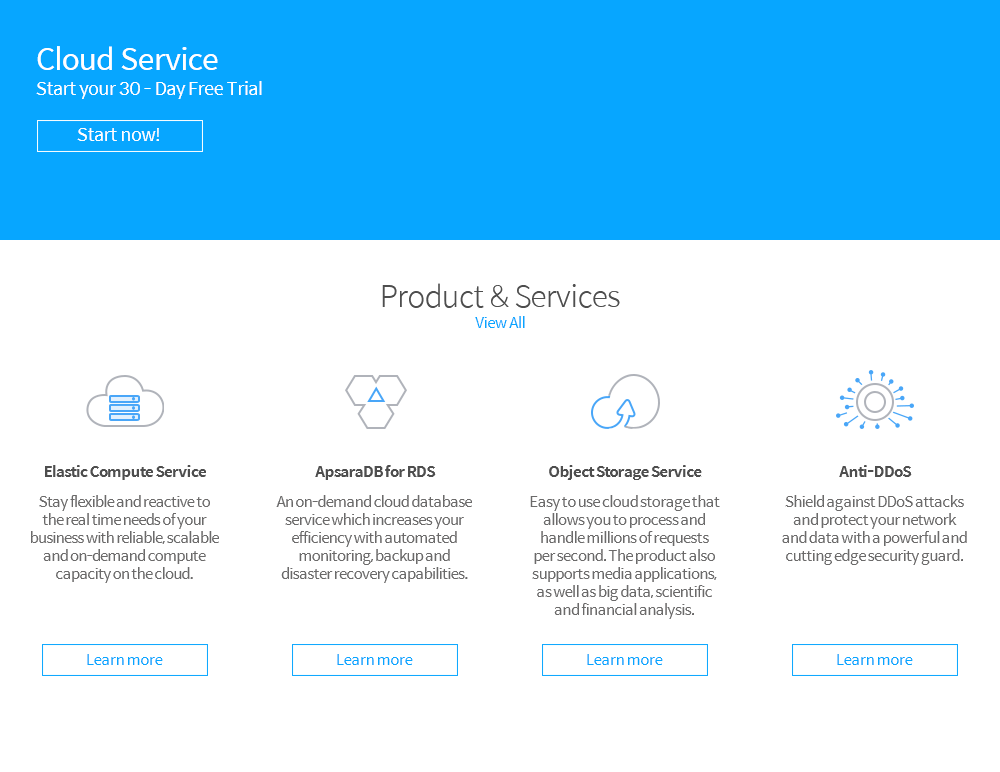
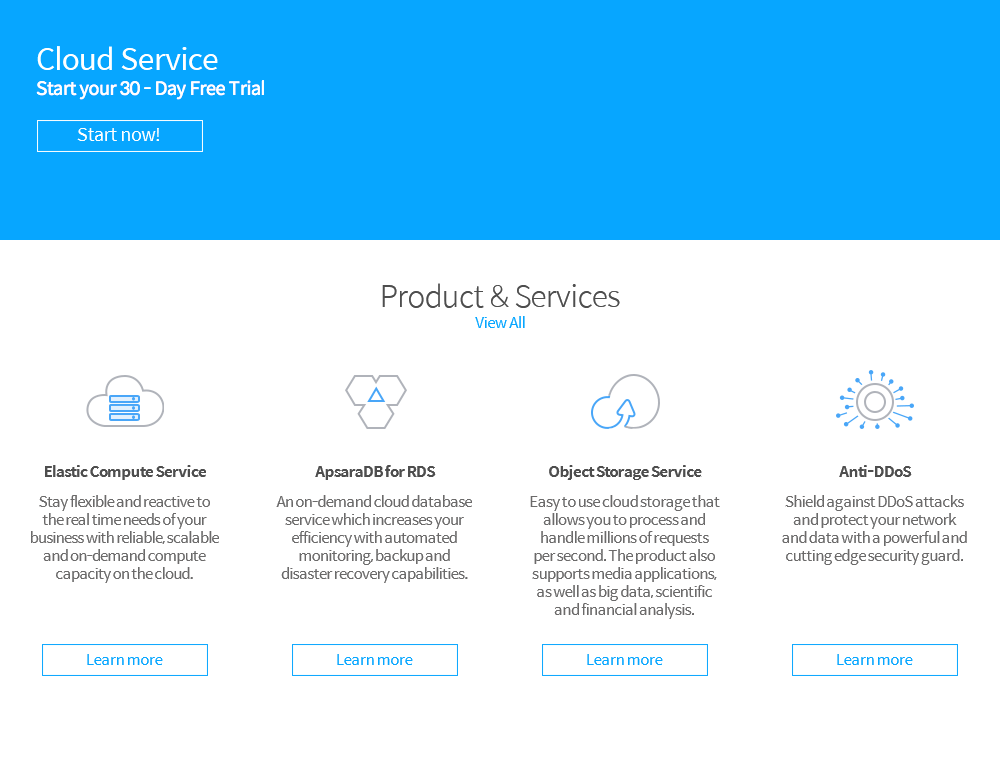
Layer changes from the first 1000 × 772 image to the second:
added group "그룹 1" with 2 layers above "H2" over [left=77, top=128, right=159, bottom=141]
moved "Start now!" into group "그룹 1" over [left=77, top=128, right=159, bottom=141]
renamed "레이어 6" to "btn_1", moved it into group "그룹 1" over [left=77, top=128, right=159, bottom=141]
renamed "Start your 30 - Day Free Trial" to "H2", painted on it over [left=36, top=80, right=264, bottom=100]
added group "그룹 2" with 3 layers above "그룹 5" over [left=32, top=495, right=219, bottom=665]
moved "Stay flexible and reactive to the real time needs of your busin" into group "그룹 2" over [left=32, top=495, right=219, bottom=583]
moved "Learn more" into group "그룹 2" over [left=87, top=654, right=163, bottom=665]
renamed "레이어 6 복사" to "btn_blueline", moved it into group "그룹 2" over [left=87, top=654, right=163, bottom=665]
added group "그룹 5" with 2 layers above "그룹 4" over [left=837, top=654, right=913, bottom=665]
moved "Learn more 복사 3" into group "그룹 5" over [left=837, top=654, right=913, bottom=665]
renamed "레이어 6 복사 4" to "btn_blueline", moved it into group "그룹 5" over [left=837, top=654, right=913, bottom=665]
added group "그룹 4" with 2 layers above "그룹 3" over [left=587, top=654, right=663, bottom=665]
moved "Learn more 복사 2" into group "그룹 4" over [left=587, top=654, right=663, bottom=665]
renamed "레이어 6 복사 3" to "btn_blueline", moved it into group "그룹 4" over [left=587, top=654, right=663, bottom=665]
added group "그룹 3" with 2 layers above "H4_ECS" over [left=337, top=654, right=413, bottom=665]
moved "Learn more 복사" into group "그룹 3" over [left=337, top=654, right=413, bottom=665]
renamed "레이어 6 복사 2" to "btn_blueline", moved it into group "그룹 3" over [left=337, top=654, right=413, bottom=665]
